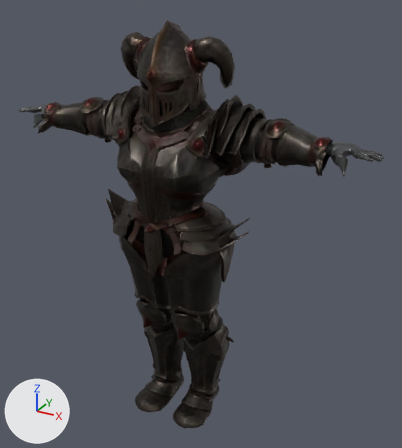
Renders of the glTF model public/looks/shieldmaiden-L8-phone.glb from each side of a commit.
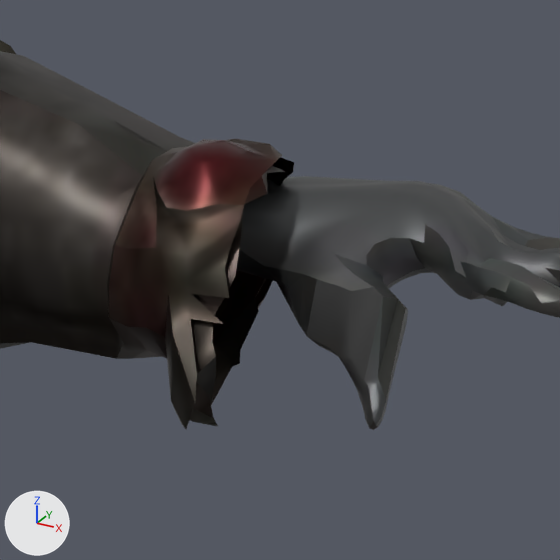
There are two pictures of each version: one whole from a camera (50 mm lens) standing at (1.194, -1.891, 2.003) and looking at (0.085, 0.126, 0.994), one close up on the part from 73% to 92% of the width and 26% to 43% of the height. The axes (+X, +Y, +Z) are drawn at lower left. The lights are the same throughout. The last two pictures show the newer version. Where no turn or scale is listed for an object, it has been applied to the vertices. Vertices at exactly the same position are counted once.

The first close-up shows 'L8_Gloves', 'Shieldmaiden_L8_Armour'.
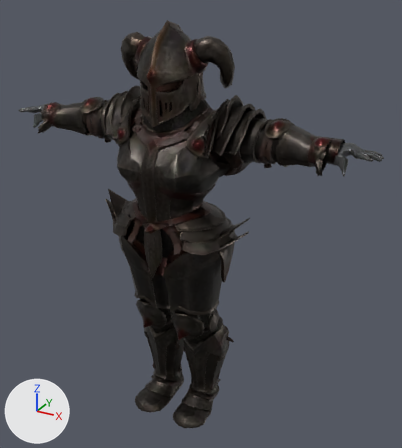
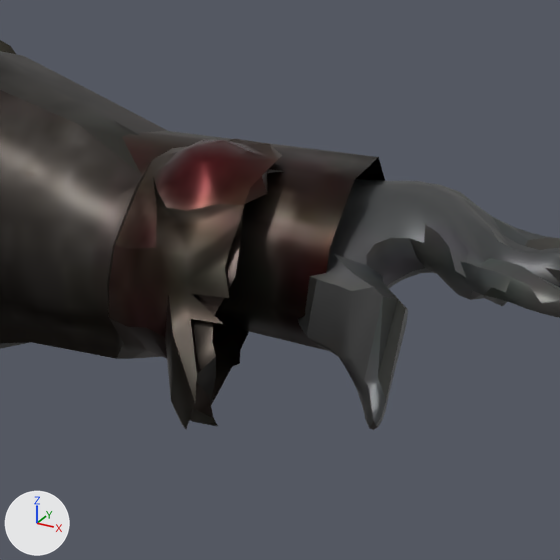
What differs and where, as boxes (x1, y1, x2, y2) in the close-ups (560 x 560 px):
```json
{"object": "L8_Gloves", "change": "reshaped", "before": [236, 176, 560, 430], "after": [26, 131, 560, 430]}
{"part": 1, "of": "me_mesh_0", "change": "added", "after": [26, 131, 385, 351]}
```

Edits to the scene script, one JSON object a line:
```json
{"block": "me_mesh_0", "where": "# used by ob_l8_gloves; location = (0.0, 0.0, 0.025)"}
{"op": "remove", "block": "me_mesh_0", "code": "me_mesh_0.from_pydata(...)  # 1510 vertices, 2974 faces; spans x -0.85..0.85, y -0.01..0.13, z 1.34..1.44"}
{"op": "add", "block": "me_mesh_0", "code": "me_mesh_0.from_pydata(...)  # 1542 vertices, 3006 faces; spans x -0.85..0.85, y -0.01..0.13, z 1.34..1.45"}
{"block": "me_mesh_0", "change": "me_mesh_0 part 1: a new loose piece of 16 vertices spanning x 0.54..0.7, y 0.01..0.12, z 1.36..1.45, in mat_l8_rebaked"}
{"block": "me_mesh_0", "change": "other edits to the shape of me_mesh_0 do not show in these pictures"}
```
